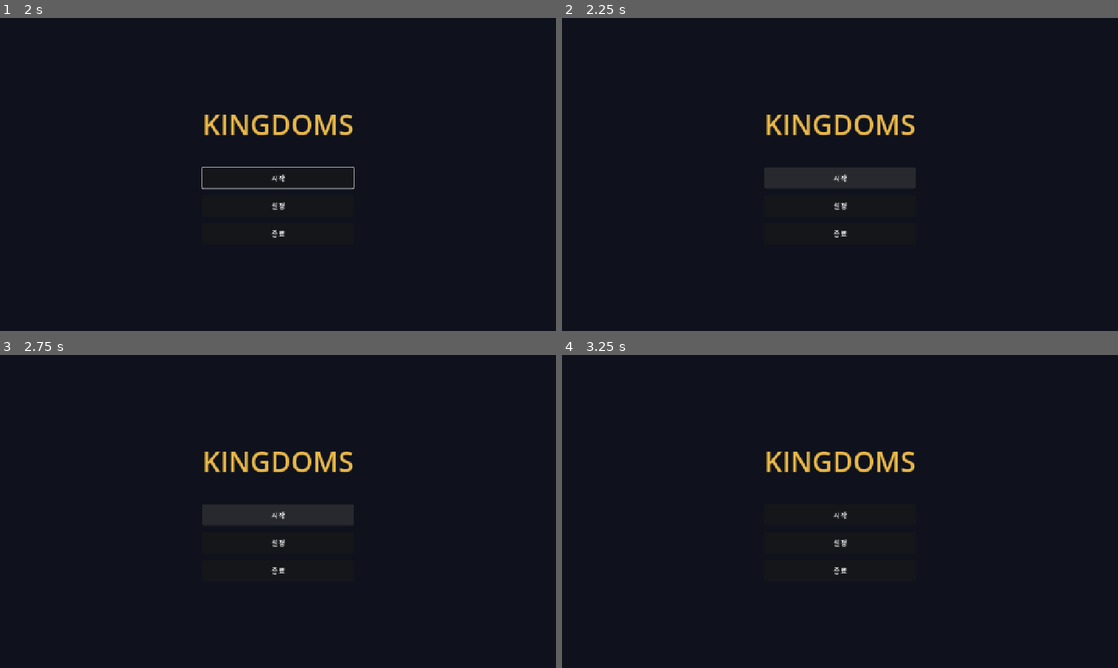
Above: before the commit, frames 1-4 (two rows, left to right).
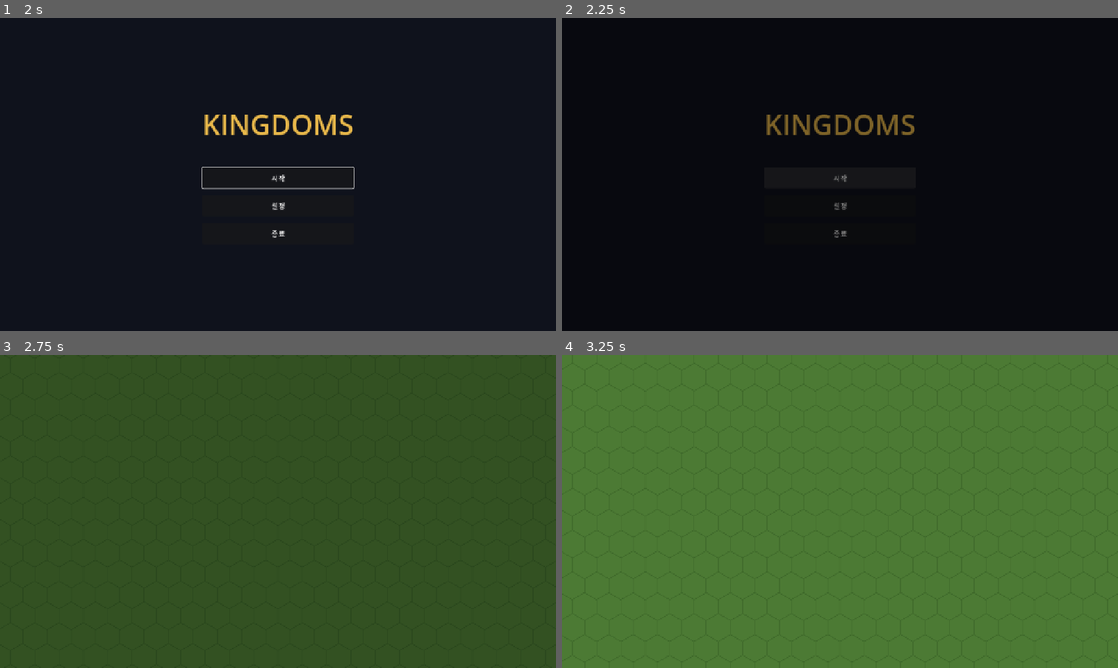
Above: after the commit, the same moments.

Repository: Johnyworld/kingdoms
Game: Godot game, scene res://scenes/splash/splash.tscn
The game is run twice, just before and just after one commit, with the same random seed, the same clock (stepped at 60 frames per second) and the same inputs.
Inputs (mouse positions are in pixels of both pictures, inside the frame that each line leads up to):
- Up to frame 1 (2 s): move the mouse to (400, 158) at 0.52 s; hold D 0.53-1.25 s; click "시작" at 1.25 s
- Up to frame 2 (2.25 s): click "시작" at 2 s
- Up to frame 3 (2.75 s): no input
- Up to frame 4 (3.25 s): move the mouse to (728, 527) at 2.77 s; hold S from 2.78 s (still down)

Frame 1 is identical in both runs. In frame 2, 1.0% of the frame differs, in the area x 36-64%, y 30-71%; in frame 3, 100%; in frame 4, 100%, in the area x 0-100%, y 0-100%.

Commit message:
게임 맵: 300x300 헥스 초원 타일맵 + 중앙 카메라 + WASD/마우스 가장자리 이동
- TileMapLayer + 헥스 초원 타일셋(pointy-top, 56x64 완전 테셀레이션)
- 시작 버튼 → game.tscn 전환
- 카메라 맵 중앙 배치, WASD·마우스 가장자리 스크롤, 맵 경계 클램프

Co-Authored-By: Claude Opus 4.8 (1M context) <noreply@anthropic.com>

Diff:
--- /dev/null
+++ b/assets/tiles/grass_hex.svg
@@ -0,0 +1,4 @@
+<svg width="56" height="64" viewBox="0 0 56 64" xmlns="http://www.w3.org/2000/svg">
+  <polygon points="28,0 56,16 56,48 28,64 0,48 0,16" fill="#4c7a34"/>
+  <polygon points="28,0 56,16 56,48 28,64 0,48 0,16" fill="none" stroke="#3f6a2b" stroke-width="1.5"/>
+</svg>
--- /dev/null
+++ b/scenes/game/game.gd
@@ -0,0 +1,70 @@
+extends Node2D
+## 300x300 헥스 타일 맵(초원)을 그리고, 카메라를 중앙에 배치한다.
+## 카메라는 WASD 또는 마우스를 화면 가장자리에 대면 상하좌우로 이동한다.
+
+const MAP_WIDTH := 300
+const MAP_HEIGHT := 300
+const GRASS_SOURCE_ID := 0
+const GRASS_ATLAS := Vector2i(0, 0)
+
+const CAM_SPEED := 900.0    # 픽셀/초
+const EDGE_MARGIN := 24     # 마우스 가장자리 스크롤 감지 여백(px)
+
+@onready var terrain: TileMapLayer = $TerrainLayer
+@onready var camera: Camera2D = $Camera2D
+
+var _min_pos: Vector2
+var _max_pos: Vector2
+
+func _ready() -> void:
+	_generate_map()
+	_center_camera()
+
+## 맵 전체를 초원 타일로 채운다.
+func _generate_map() -> void:
+	for y in MAP_HEIGHT:
+		for x in MAP_WIDTH:
+			terrain.set_cell(Vector2i(x, y), GRASS_SOURCE_ID, GRASS_ATLAS)
+
+	# 카메라 이동 범위(월드 좌표) 계산 — 맵 밖으로 벗어나지 않도록 클램프용.
+	var corner_a := terrain.map_to_local(Vector2i(0, 0))
+	var corner_b := terrain.map_to_local(Vector2i(MAP_WIDTH - 1, MAP_HEIGHT - 1))
+	_min_pos = Vector2(min(corner_a.x, corner_b.x), min(corner_a.y, corner_b.y))
+	_max_pos = Vector2(max(corner_a.x, corner_b.x), max(corner_a.y, corner_b.y))
+
+## 카메라를 맵 중앙 타일로 이동시킨다.
+func _center_camera() -> void:
+	var center_cell := Vector2i(MAP_WIDTH / 2, MAP_HEIGHT / 2)
+	camera.position = terrain.map_to_local(center_cell)
+	camera.make_current()
+
+func _process(delta: float) -> void:
+	var dir := Vector2.ZERO
+
+	# 키보드 (WASD)
+	if Input.is_key_pressed(KEY_W):
+		dir.y -= 1.0
+	if Input.is_key_pressed(KEY_S):
+		dir.y += 1.0
+	if Input.is_key_pressed(KEY_A):
+		dir.x -= 1.0
+	if Input.is_key_pressed(KEY_D):
+		dir.x += 1.0
+
+	# 마우스 화면 가장자리
+	var vp := get_viewport()
+	var mouse := vp.get_mouse_position()
+	var view_size := vp.get_visible_rect().size
+	if mouse.x <= EDGE_MARGIN:
+		dir.x -= 1.0
+	elif mouse.x >= view_size.x - EDGE_MARGIN:
+		dir.x += 1.0
+	if mouse.y <= EDGE_MARGIN:
+		dir.y -= 1.0
+	elif mouse.y >= view_size.y - EDGE_MARGIN:
+		dir.y += 1.0
+
+	if dir != Vector2.ZERO:
+		camera.position += dir.normalized() * CAM_SPEED * delta
+		camera.position.x = clampf(camera.position.x, _min_pos.x, _max_pos.x)
+		camera.position.y = clampf(camera.position.y, _min_pos.y, _max_pos.y)
--- /dev/null
+++ b/scenes/game/game.tscn
@@ -0,0 +1,12 @@
+[gd_scene load_steps=3 format=3]
+
+[ext_resource type="Script" path="res://scenes/game/game.gd" id="1"]
+[ext_resource type="TileSet" path="res://tiles/grass_tileset.tres" id="2"]
+
+[node name="Game" type="Node2D"]
+script = ExtResource("1")
+
+[node name="TerrainLayer" type="TileMapLayer" parent="."]
+tile_set = ExtResource("2")
+
+[node name="Camera2D" type="Camera2D" parent="."]
--- a/scenes/title/title.gd
+++ b/scenes/title/title.gd
@@ -20,8 +20,7 @@
 	_start_button.grab_focus()
 
 func _on_start_pressed() -> void:
-	# TODO: 게임플레이 씬이 준비되면 SceneManager.change_scene(...) 로 연결
-	print("[Title] 시작 - 게임플레이 씬 준비 중")
+	SceneManager.change_scene("res://scenes/game/game.tscn")
 
 func _on_settings_pressed() -> void:
 	# TODO: 설정 화면 연결
--- /dev/null
+++ b/tiles/grass_tileset.tres
@@ -0,0 +1,15 @@
+[gd_resource type="TileSet" load_steps=3 format=3]
+
+[ext_resource type="Texture2D" path="res://assets/tiles/grass_hex.svg" id="1_grass"]
+
+[sub_resource type="TileSetAtlasSource" id="TileSetAtlasSource_grass"]
+texture = ExtResource("1_grass")
+texture_region_size = Vector2i(56, 64)
+0:0/0 = 0
+
+[resource]
+tile_shape = 3
+tile_layout = 0
+tile_offset_axis = 0
+tile_size = Vector2i(56, 64)
+sources/0 = SubResource("TileSetAtlasSource_grass")
Not shown, added: assets/tiles/grass_hex.svg.import
Not shown, added: scenes/game/game.gd.uid
